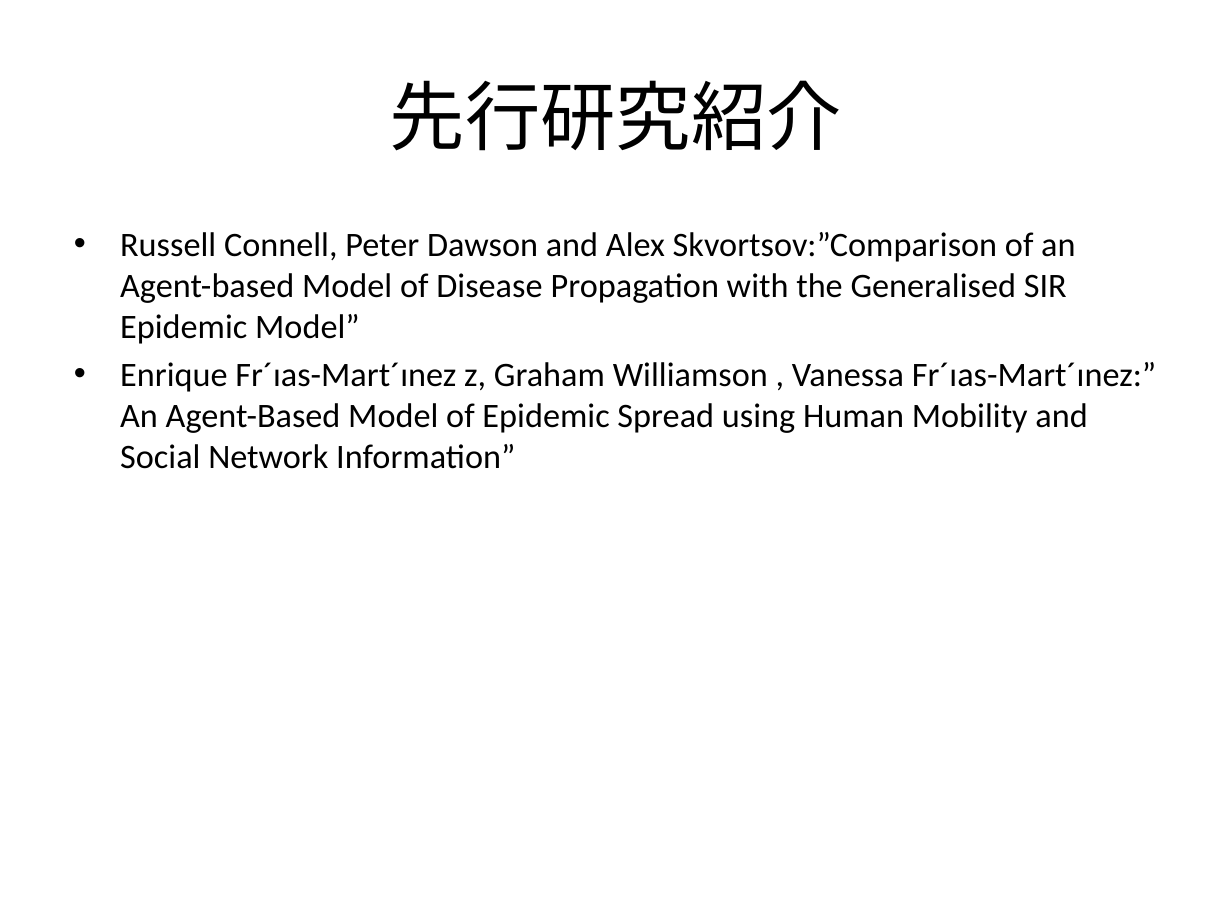
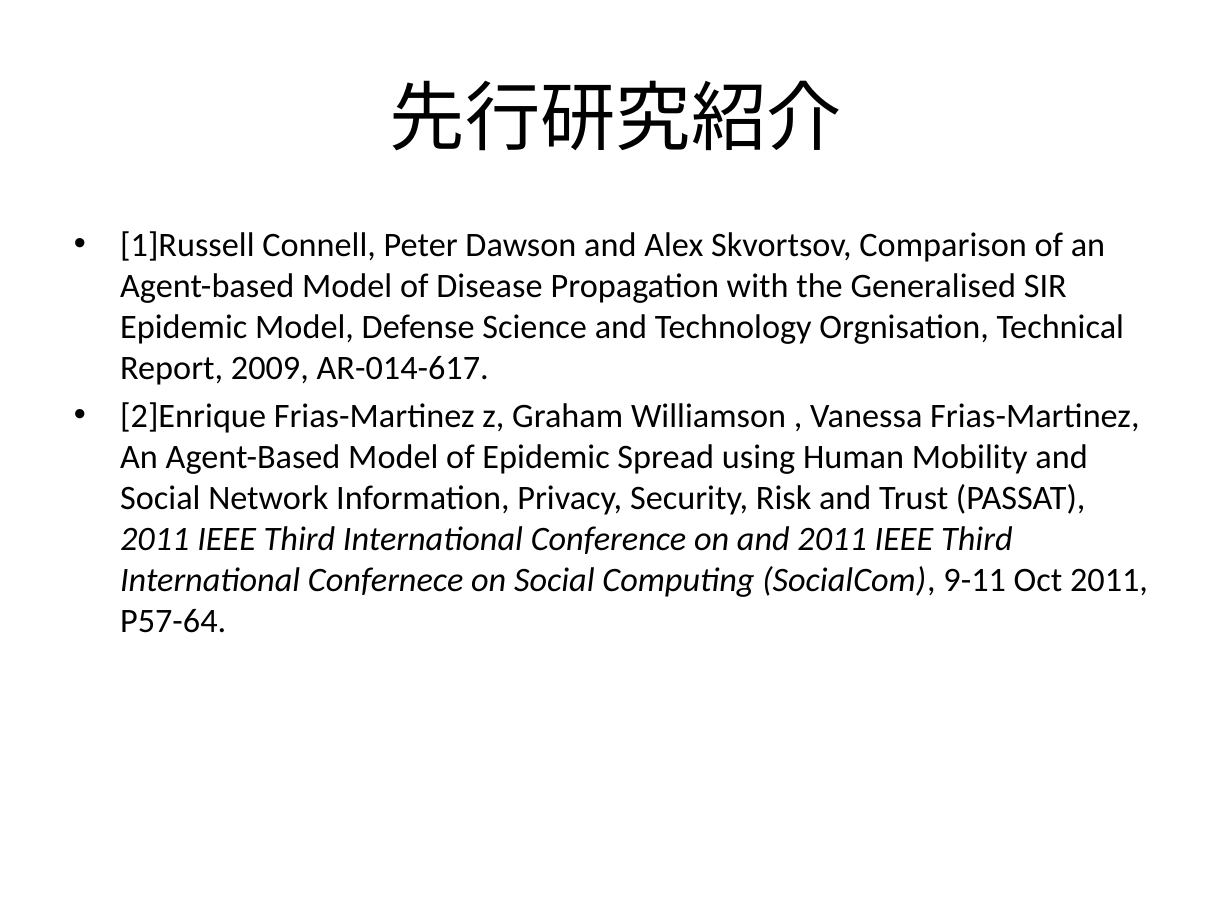
Before and after one commit to nkud/Research-BB, a slide deck: slide 4 of PPT/卒業研究.pptx. Drawn at 1232x924 pixels with LibreOffice and Linux fonts; fonts in the diff are those of the drawing. Boxes give left, top, right and bottom in pixels: in the first picture for what was removed or moved away, otherwise in the second. Text is boxed around its words. In the diff, an @@ line names an element or a change of style, - is before the commit and + after.

Commit message:
update PPT

```diff
--- a/PPT/卒業研究.pptx
+++ b/PPT/卒業研究.pptx
@@ text at (120,231,1148,633): text changed @@
-• Russell Connell, Peter Dawson and Alex Skvortsov:”Comparison of an Agent-based Model of Disease Propagation with the Generalised SIR Epidemic Model”
-• Enrique Fr´ıas-Mart´ınez z, Graham Williamson , Vanessa Fr´ıas-Mart´ınez:” An Agent-Based Model of Epidemic Spread using Human Mobility and Social Network Information”
+• [1]Russell Connell, Peter Dawson and Alex Skvortsov, Comparison of an Agent-based Model of Disease Propagation with the Generalised SIR Epidemic Model, Defense Science and Technology Orgnisation, Technical Report, 2009, AR-014-617.
+• [2]Enrique Frias-Martinez z, Graham Williamson , Vanessa Frias-Martinez, An Agent-Based Model of Epidemic Spread using Human Mobility and Social Network Information, Privacy, Security, Risk and Trust (PASSAT), 2011 IEEE Third International Conference on and 2011 IEEE Third International Confernece on Social Computing (SocialCom), 9-11 Oct 2011, P57-64.
```
Also in this commit, not shown: 6 other slides changed.
